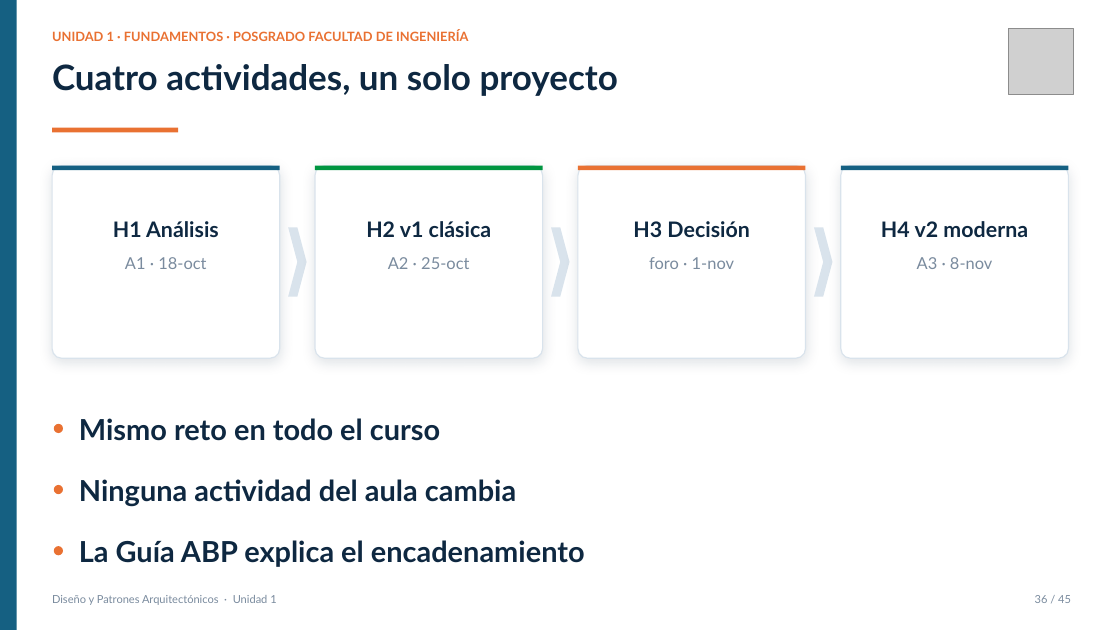
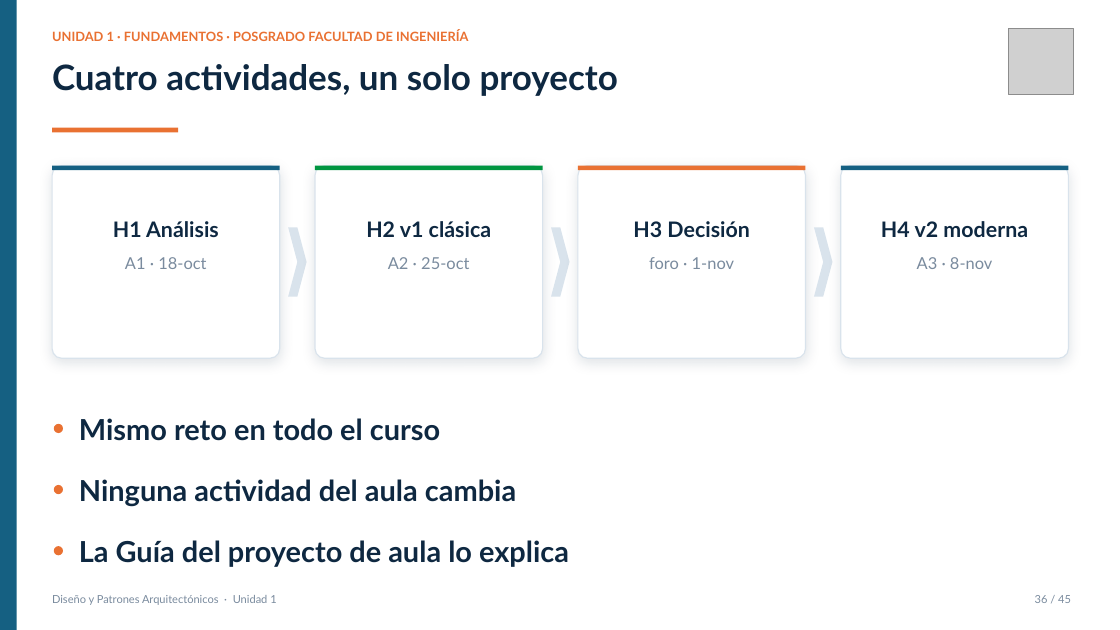
Before and after one commit to code-corhuila/ova-web, a slide deck: slide 44 of 2026-B/disenio-patrones-arquitectonicos/unidad-01/slides/unidad-01-fundamentos.pptx. Drawn at 1120x630 pixels with LibreOffice and Linux fonts; fonts in the diff are those of the drawing; grey boxes stand for pictures. Boxes give left, top, right and bottom in pixels: in the first picture for what was removed or moved away, otherwise in the second. Text is boxed around its words. In the diff, an @@ line names an element or a change of style, - is before the commit and + after.

```diff
--- a/2026-B/disenio-patrones-arquitectonicos/unidad-01/slides/unidad-01-fundamentos.pptx
+++ b/2026-B/disenio-patrones-arquitectonicos/unidad-01/slides/unidad-01-fundamentos.pptx
@@ text at [79,540,569,567]: text changed @@
-La Guía ABP explica el encadenamiento
+La Guía del proyecto de aula lo explica
```
Also in this commit, not shown: 3 other slides changed, 28 other files.
